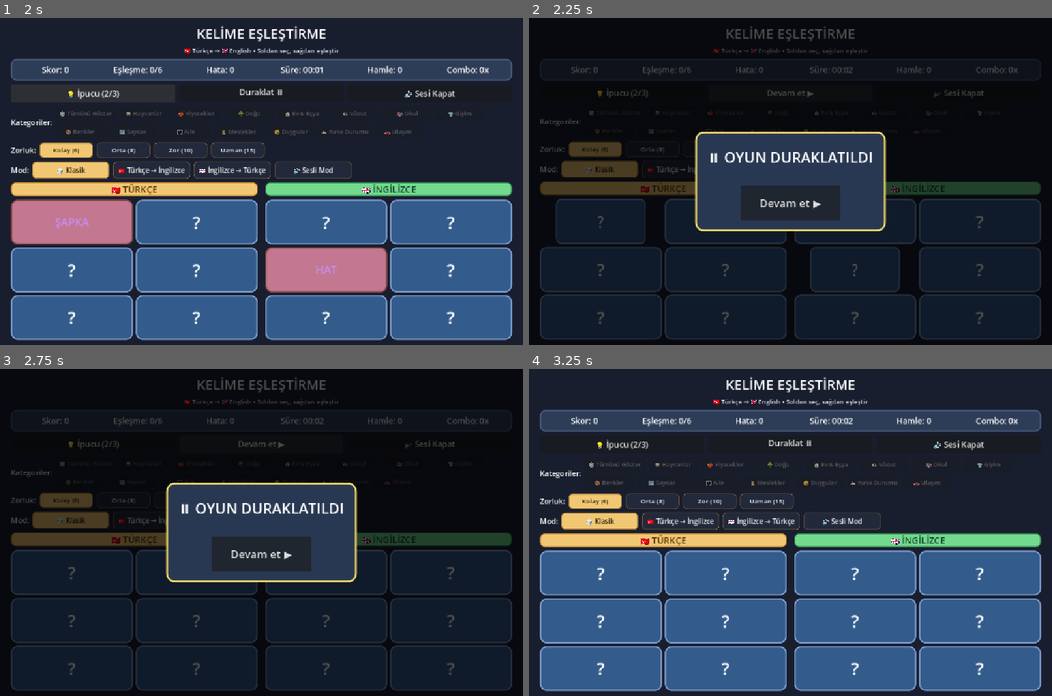
Above: before the commit, frames 1-4 (two rows, left to right).
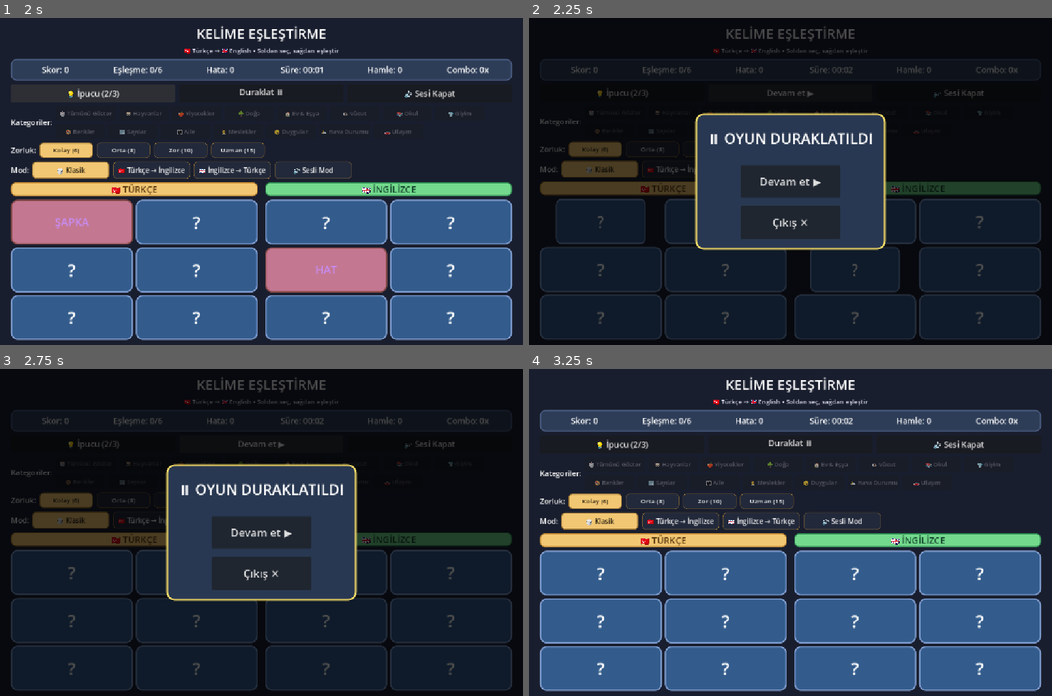
Above: after the commit, the same moments.

Repository: oktaycosar/kelime-eslestirme
Game: Godot game, scene res://scenes/Main.tscn
Same seed, same stepped clock (60 frames per second), same inputs: the game is played once before the commit and once after it.
Inputs:
- Up to frame 1 (2 s): click "💡 İpucu (3/3)" at 0.5 s; click "💡 İpucu (2/3)" at 1.25 s
- Up to frame 2 (2.25 s): click "Duraklat ⏸" at 2 s
- Up to frame 3 (2.75 s): no input
- Up to frame 4 (3.25 s): click "Devam et ▶" at 2.75 s

Frame 1 is identical in both runs. In frame 2, 7.2% of the frame differs, in the area x 31-69%, y 29-71%; in frame 3, 7.2%; in frame 4, nothing differs.

Commit message:
feat(ui): duraklatma penceresine Cikis butonu
Sorun: masaustu exe'de oyundan cikmanin tek yolu pencereyi kapatmakti
(veya Alt+F4). Tam ekranda bu ciddi bir eksik olurdu.

Cozum: PauseOverlay'e "Cikis ✕" butonu eklendi, "Devam et ▶"in altina.
Buton bilerek duraklatma penceresine konuldu: oyuncunun once Duraklat'a
basmasi gerekir, boylece oyun ortasinda kazara cikis olmaz ve ayri bir onay
penceresi yazmak gerekmez -- duraklatma penceresi o onayi saglar.
_on_quit_button_pressed() -> get_tree().quit().

DialogPanel min yuksekligi 220 -> 300 (iki buton sigsin).

Dogrulama (calisan oyunda):
- Duraklatilinca overlay acildi, VBox'ta 3 dugum var:
  PauseTitleLabel / ResumeButton (220x72 @y=324) / QuitButton (220x72 @y=414)
- QuitButton pressed sinyaline bagli
- Butona basildi -> surec kapandi, port 9090 bosaldi (cikis gercekten calisiyor)

Test: check_difficulty_ui.gd 6 iddia daha kazandi (QuitButton var mi, bagli mi,
etiketi dolu mu) -- "buton var ama bagli degil" sessiz arizasi artik yakalaniyor.
Toplam 37 iddia, hepsi gecti.

NOT: Bu ekleme sirasinda iki kez girinti hatasi yaptim (bu dosya duzey basina
16 sekme kullaniyor, ben 1 sekme ekledim) -- ilkinde oyun parser hatasiyla
acilmadi, ikincisinde test dosyasi bozuldu. Ikisi de duzeltildi; script
validation ve test calistirmasi ile dogrulandi.

Diff:
--- a/scenes/Main.tscn
+++ b/scenes/Main.tscn
@@ -469,7 +469,7 @@
 
 [node name="DialogPanel" type="Panel" parent="PauseOverlay/CenterContainer"]
 layout_mode = 2
-custom_minimum_size = Vector2(420, 220)
+custom_minimum_size = Vector2(420, 300)
 size_flags_horizontal = 4
 size_flags_vertical = 4
 mouse_filter = 2
@@ -508,6 +508,15 @@
 theme_override_font_sizes/font_size = 24
 text = "Devam et ▶"
 
+[node name="QuitButton" type="Button" parent="PauseOverlay/CenterContainer/DialogPanel/VBox"]
+layout_mode = 2
+size_flags_horizontal = 4
+size_flags_vertical = 3
+custom_minimum_size = Vector2(220, 56)
+mouse_filter = 0
+theme_override_font_sizes/font_size = 24
+text = "Çıkış ✕"
+
 [node name="WordCardPanel" parent="." instance=ExtResource("5_wcp_scene")]
 visible = false
 layout_mode = 3
--- a/scripts/Main.gd
+++ b/scripts/Main.gd
@@ -41,6 +41,7 @@
 @onready var mute_button: Button = $RootVBox/ControlBar/MuteButton
 @onready var pause_overlay: Control = $PauseOverlay
 @onready var resume_button: Button = $PauseOverlay/CenterContainer/DialogPanel/VBox/ResumeButton
+@onready var quit_button: Button = $PauseOverlay/CenterContainer/DialogPanel/VBox/QuitButton
 @onready var category_flow: HFlowContainer = $RootVBox/CategoryBar/CategoryFlow
 # Oyun modu butonları için container (Web Task 12 paritesi)
 @onready var game_mode_flow: HFlowContainer = $RootVBox/GameModeBar/GameModeFlow
@@ -111,6 +112,8 @@
 																																mute_button.pressed.connect(_on_mute_button_pressed)
 																if resume_button and not resume_button.pressed.is_connected(_on_resume_button_pressed):
 																																resume_button.pressed.connect(_on_resume_button_pressed)
+																if quit_button and not quit_button.pressed.is_connected(_on_quit_button_pressed):
+																																quit_button.pressed.connect(_on_quit_button_pressed)
 
 																# GameManager sinyallerini dinle
 																if not GameManager.hints_changed.is_connected(_on_hints_changed):
@@ -919,3 +922,18 @@
 	DifficultyManager.set_difficulty(difficulty)
 	_apply_difficulty_button_states()
 	_new_game()
+
+# ============================================================
+# Cikis butonu
+# ============================================================
+# Masaustu exe'de oyundan cikmanin tek yolu pencereyi kapatmakti. Buton
+# duraklatma penceresine konuldu: oyuncunun once Duraklat'a basmasi gerekir,
+# boylece oyun ortasinda kazara cikis olmaz. Ayrica bir onay penceresi
+# yazmaya gerek kalmaz -- duraklatma penceresi o onayi saglar.
+#
+# get_tree().quit() sureci temiz kapatir; kaybedilecek veri yok (rekorlar
+# kazaninca senkron yazilir). Web ihracinda bu cagri etkisizdir, ama proje
+# Windows exe hedefliyor.
+
+func _on_quit_button_pressed() -> void:
+	get_tree().quit()
--- a/tests/check_difficulty_ui.gd
+++ b/tests/check_difficulty_ui.gd
@@ -1,6 +1,6 @@
 extends SceneTree
 ##
-## Zorluk secici regresyon testi.
+## Arayuz regresyon testi: zorluk secici + duraklatma penceresi cikis butonu.
 ##
 ## DifficultyManager dort zorlugu destekliyordu ama arayuzde secici yoktu;
 ## artik DifficultyBar var. Bu test hem dugumun varligini hem de butona
@@ -46,6 +46,7 @@
 		_finish()
 		return
 
+
 	var expected_count: int = dm.Difficulty.size()
 	_check(flow.get_child_count() == expected_count,
 		"%d zorluk butonu (gercek %d)" % [expected_count, flow.get_child_count()])
@@ -76,6 +77,22 @@
 		_check(enc.get_child_count() == pairs,
 			"zorluk %d -> EN sutununda %d kart (gercek %d)" % [d, pairs, enc.get_child_count()])
 
+	# --- Duraklatma penceresi: Devam et + Cikis ---
+	var overlay = main.get_node_or_null("PauseOverlay")
+	var vbox = main.get_node_or_null("PauseOverlay/CenterContainer/DialogPanel/VBox")
+	_check(overlay != null, "PauseOverlay dugumu mevcut")
+	_check(vbox != null, "PauseOverlay VBox mevcut")
+	if vbox != null:
+		var resume_btn = vbox.get_node_or_null("ResumeButton")
+		var quit_btn = vbox.get_node_or_null("QuitButton")
+		_check(resume_btn != null, "ResumeButton mevcut")
+		_check(quit_btn != null, "QuitButton mevcut")
+		# Buton var ama bagli degilse sessizce calismaz -- tam da bu test edilmeli
+		if quit_btn != null:
+			_check(quit_btn.pressed.get_connections().size() > 0,
+				"QuitButton pressed sinyaline bagli")
+			_check(quit_btn.text.length() > 0, "QuitButton etiketi bos degil")
+
 	_finish()
 
 
@@ -90,8 +107,8 @@
 func _finish() -> void:
 	print("---------------------------------------------")
 	if _failures.is_empty():
-		print("ZORLUK SECICI: TUM TESTLER GECTI ✅")
+		print("ARAYUZ: TUM TESTLER GECTI ✅")
 		quit(0)
 	else:
-		print("ZORLUK SECICI: %d SORUN ❌" % _failures.size())
+		print("ARAYUZ: %d SORUN ❌" % _failures.size())
 		quit(1)
